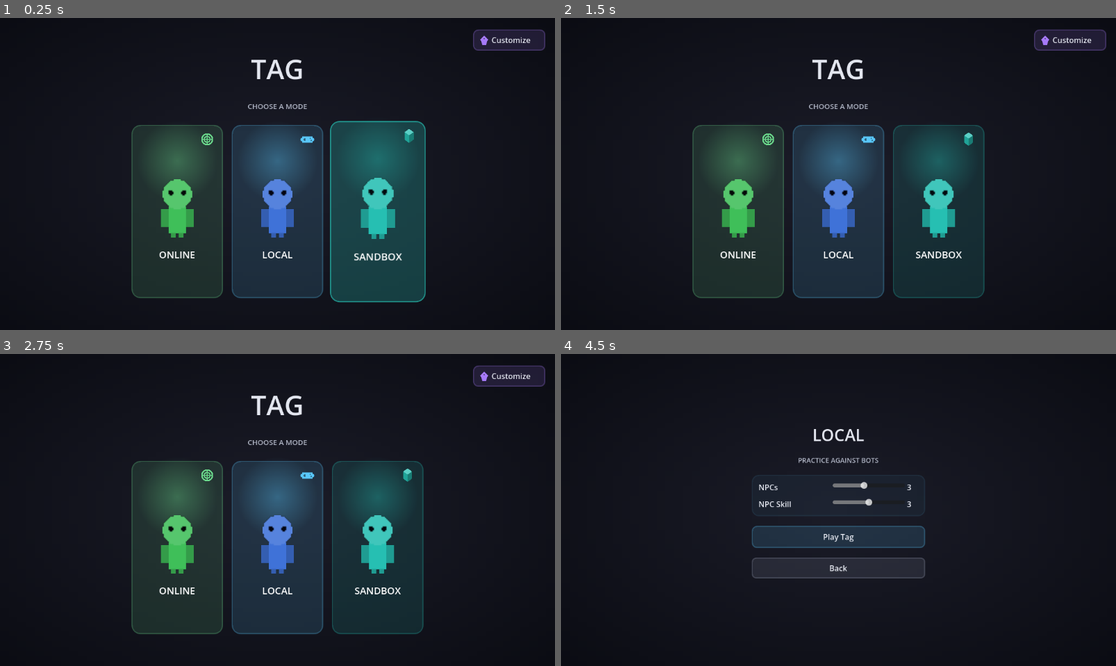
Above: before the commit, frames 1-4 (two rows, left to right).
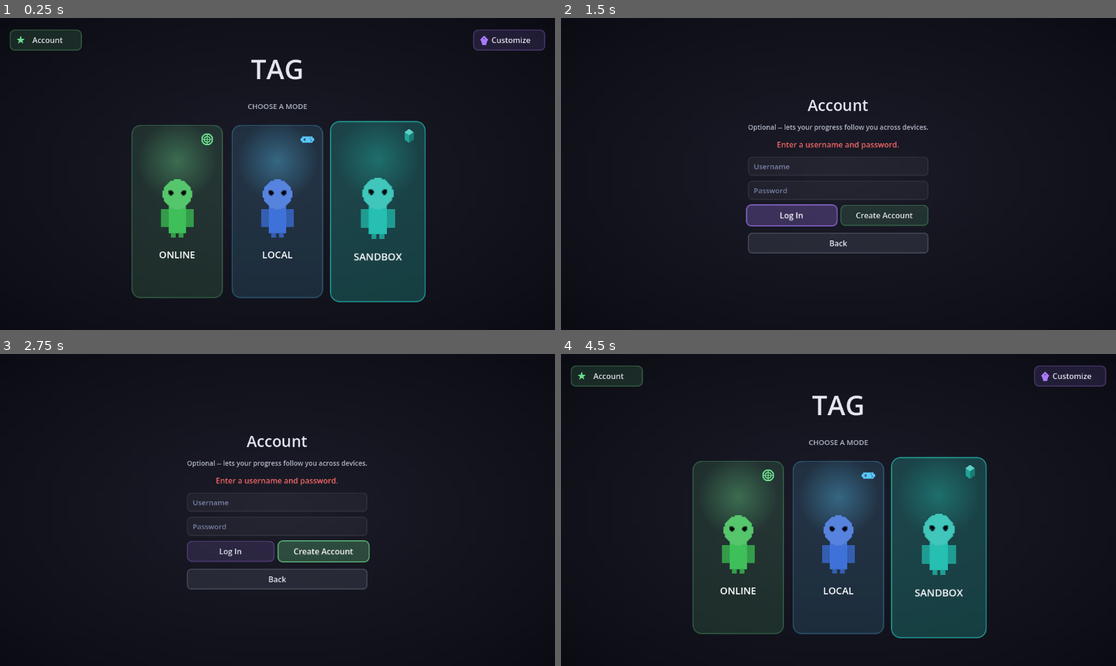
Above: after the commit, the same moments.

Repository: SumDumIdiut/tag
Game: Godot game, scene res://main/bootstrap.tscn
The game is run twice, just before and just after one commit, with the same random seed, the same clock (stepped at 60 frames per second) and the same inputs.
Inputs (mouse positions are in pixels of both pictures, inside the frame that each line leads up to):
- Up to frame 1 (0.25 s): no input
- Up to frame 2 (1.5 s): click (605, 39) at 0.5 s, where only the run after the commit has a clickable "Account"; click (794, 214) at 1.25 s, where only the run after the commit has a clickable "Log In"
- Up to frame 3 (2.75 s): click (321, 550) at 2 s, where only the run after the commit has a clickable "Create Account"
- Up to frame 4 (4.5 s): click (838, 578) at 2.75 s, where only the run after the commit has a clickable "Back"; click (838, 569) at 3.5 s, where only the run before the commit has a clickable "Back"; click (838, 569) at 4.25 s, where only the run after the commit has a clickable "Back"

The runs differ from the first frame. In frame 1, 0.9% of the frame differs, in the area x 1-15%, y 3-11%; in frame 2, 21%; in frame 3, 21%; in frame 4, 28%, in the area x 1-99%, y 3-92%.

Commit message:
Add an optional username/password login system (Phase 1 of 11)
Identity was purely a self-issued, device-local client_id with no way
for progress to follow a player across devices or reinstalls. Accounts
are a thin layer on top rather than a replacement: an account just
resolves to a stable "primaryClientId", so every existing system (ranks,
selections, catalog) keeps working exactly as before, unaware accounts
exist. Logging into the same account from a second device makes that
device adopt the first device's clientId, which is the entire migration
story -- there's nothing else to move.

relay-server: new /api/auth/register, /api/auth/login, /api/auth/me,
backed by accounts.json + sessions.json (same load-once/full-rewrite
pattern as ranks.json). Passwords hashed with Node's built-in
crypto.scrypt + a random per-account salt, verified via
crypto.timingSafeEqual -- no new npm dependency.

Client: a new optional Account screen off the main menu. Never a wall in
front of playing -- any failure (expired token, relay unreachable) falls
straight back to local/guest play.

Diff:
--- a/game/cosmetics/skin_catalog.gd
+++ b/game/cosmetics/skin_catalog.gd
@@ -112,6 +112,24 @@
 func _ready() -> void:
 	client_id = _load_or_create_client_id()
 	_fetch_catalog()
+
+## Called by the login flow (see login_screen.gd) once an existing session is
+## confirmed valid server-side and resolves to a different clientId than this
+## device's own local one -- i.e. logging into an account whose progress
+## actually lives under another device's id. Re-fetches everything under the
+## new id so selections/custom content reflect the account's real history.
+## A no-op if the account's clientId happens to already match this device's
+## (e.g. this was the device that created the account in the first place).
+func override_client_id(new_id: String) -> void:
+	if new_id.is_empty() or new_id == client_id:
+		return
+	client_id = new_id
+	refresh_catalog()
+
+## This device's own local id, independent of whatever account may currently
+## be overriding client_id -- used by the login flow to revert on logout.
+func get_local_device_client_id() -> String:
+	return _load_or_create_client_id()
 
 ## Built-in skins plus every custom skin in the server's shared catalog, in a
 ## shape the shop UI can list directly. Custom entries may be present here
--- /dev/null
+++ b/game/main/login_screen.gd
@@ -0,0 +1,224 @@
+extends Control
+
+# Optional account screen -- logging in is never a wall in front of playing.
+# Built entirely in code (no hand-edited .tscn node tree), matching this
+# project's established pattern for anything added after the initial hand-
+# authored screens (see art_tool.gd's Tiles/Icons pages). Talks to the new
+# /api/auth/* endpoints on the relay (relay-server/server.js) added
+# alongside this screen.
+#
+# Session persistence: a bearer token in user://session_token.txt. On launch
+# (_ready), if a token exists, it's validated against /api/auth/me; on
+# success SkinCatalog.override_client_id() adopts the account's real
+# clientId (see skin_catalog.gd) so progress follows the account across
+# devices. Any failure (expired token, relay unreachable) just falls back to
+# showing the login form -- never blocks getting back to the main menu.
+
+const UIStyle := preload("res://ui/ui_style.gd")
+const AUTH_BASE := "https://codecade.co.za/tag/api/auth"
+const SESSION_TOKEN_PATH := "user://session_token.txt"
+const ACCENT := UIStyle.COLOR_SHOP
+
+var _status_label: Label
+var _logged_in_box: VBoxContainer
+var _form_box: VBoxContainer
+var _username_edit: LineEdit
+var _password_edit: LineEdit
+var _account_label: Label
+var _token := ""
+
+func _ready() -> void:
+	UIStyle.add_background(self)
+	_token = _load_token()
+
+	var center := CenterContainer.new()
+	center.set_anchors_preset(Control.PRESET_FULL_RECT)
+	add_child(center)
+
+	var vbox := VBoxContainer.new()
+	vbox.custom_minimum_size = Vector2(360, 0)
+	vbox.add_theme_constant_override("separation", 14)
+	center.add_child(vbox)
+
+	vbox.add_child(UIStyle.title_label("Account", 32))
+	vbox.add_child(UIStyle.subtitle_label("Optional -- lets your progress follow you across devices."))
+
+	_status_label = Label.new()
+	_status_label.horizontal_alignment = HORIZONTAL_ALIGNMENT_CENTER
+	_status_label.autowrap_mode = TextServer.AUTOWRAP_WORD
+	_status_label.add_theme_color_override("font_color", Color(0.95, 0.4, 0.4))
+	vbox.add_child(_status_label)
+
+	_build_logged_in_box(vbox)
+	_build_form_box(vbox)
+
+	var back_btn := Button.new()
+	back_btn.text = "Back"
+	back_btn.custom_minimum_size = Vector2(0, 40)
+	UIStyle.style_back_button(back_btn)
+	back_btn.pressed.connect(func(): get_tree().change_scene_to_file("res://main/main_menu.tscn"))
+	vbox.add_child(back_btn)
+
+	if _token.is_empty():
+		_show_form()
+	else:
+		_check_session()
+
+func _build_form_box(parent: VBoxContainer) -> void:
+	_form_box = VBoxContainer.new()
+	_form_box.add_theme_constant_override("separation", 10)
+	parent.add_child(_form_box)
+
+	_username_edit = LineEdit.new()
+	_username_edit.placeholder_text = "Username"
+	_username_edit.custom_minimum_size = Vector2(0, 40)
+	_form_box.add_child(_username_edit)
+
+	_password_edit = LineEdit.new()
+	_password_edit.placeholder_text = "Password"
+	_password_edit.secret = true
+	_password_edit.custom_minimum_size = Vector2(0, 40)
+	_form_box.add_child(_password_edit)
+
+	var row := HBoxContainer.new()
+	row.add_theme_constant_override("separation", 10)
+	_form_box.add_child(row)
+
+	var login_btn := Button.new()
+	login_btn.text = "Log In"
+	login_btn.custom_minimum_size = Vector2(0, 44)
+	login_btn.size_flags_horizontal = Control.SIZE_EXPAND_FILL
+	UIStyle.style_button(login_btn, ACCENT)
+	login_btn.pressed.connect(_on_login_pressed)
+	row.add_child(login_btn)
+
+	var register_btn := Button.new()
+	register_btn.text = "Create Account"
+	register_btn.custom_minimum_size = Vector2(0, 44)
+	register_btn.size_flags_horizontal = Control.SIZE_EXPAND_FILL
+	UIStyle.style_button(register_btn, UIStyle.COLOR_ONLINE)
+	register_btn.pressed.connect(_on_register_pressed)
+	row.add_child(register_btn)
+
+func _build_logged_in_box(parent: VBoxContainer) -> void:
+	_logged_in_box = VBoxContainer.new()
+	_logged_in_box.add_theme_constant_override("separation", 10)
+	_logged_in_box.visible = false
+	parent.add_child(_logged_in_box)
+
+	_account_label = Label.new()
+	_account_label.horizontal_alignment = HORIZONTAL_ALIGNMENT_CENTER
+	_account_label.add_theme_font_size_override("font_size", 18)
+	_logged_in_box.add_child(_account_label)
+
+	var logout_btn := Button.new()
+	logout_btn.text = "Log Out"
+	logout_btn.custom_minimum_size = Vector2(0, 44)
+	UIStyle.style_button(logout_btn, UIStyle.COLOR_RANKED)
+	logout_btn.pressed.connect(_on_logout_pressed)
+	_logged_in_box.add_child(logout_btn)
+
+func _show_form() -> void:
+	_form_box.visible = true
+	_logged_in_box.visible = false
+
+func _show_logged_in(username: String) -> void:
+	_account_label.text = "Logged in as %s" % username
+	_form_box.visible = false
+	_logged_in_box.visible = true
+
+func _load_token() -> String:
+	if not FileAccess.file_exists(SESSION_TOKEN_PATH):
+		return ""
+	var f := FileAccess.open(SESSION_TOKEN_PATH, FileAccess.READ)
+	if not f:
+		return ""
+	return f.get_as_text().strip_edges()
+
+func _save_token(token: String) -> void:
+	var f := FileAccess.open(SESSION_TOKEN_PATH, FileAccess.WRITE)
+	if f:
+		f.store_string(token)
+
+func _clear_token() -> void:
+	_token = ""
+	if FileAccess.file_exists(SESSION_TOKEN_PATH):
+		DirAccess.remove_absolute(SESSION_TOKEN_PATH)
+
+func _check_session() -> void:
+	var req := HTTPRequest.new()
+	add_child(req)
+	req.request_completed.connect(func(_result: int, response_code: int, _headers: PackedStringArray, body: PackedByteArray):
+		req.queue_free()
+		if response_code != 200:
+			_clear_token()
+			_show_form()
+			return
+		var parsed = JSON.parse_string(body.get_string_from_utf8())
+		if typeof(parsed) != TYPE_DICTIONARY:
+			_clear_token()
+			_show_form()
+			return
+		SkinCatalog.override_client_id(str(parsed.get("primaryClientId", "")))
+		_show_logged_in(str(parsed.get("username", "")))
+	)
+	var err := req.request("%s/me" % AUTH_BASE, ["Authorization: Bearer %s" % _token])
+	if err != OK:
+		_show_form()
+
+func _on_login_pressed() -> void:
+	_status_label.text = ""
+	var username := _username_edit.text.strip_edges()
+	var password := _password_edit.text
+	if username.is_empty() or password.is_empty():
+		_status_label.text = "Enter a username and password."
+		return
+	var body := JSON.stringify({"username": username, "password": password})
+	_send_auth_request("%s/login" % AUTH_BASE, body)
+
+func _on_register_pressed() -> void:
+	_status_label.text = ""
+	var username := _username_edit.text.strip_edges()
+	var password := _password_edit.text
+	if username.is_empty() or password.is_empty():
+		_status_label.text = "Enter a username and password."
+		return
+	var body := JSON.stringify({"username": username, "password": password, "clientId": SkinCatalog.client_id})
+	_send_auth_request("%s/register" % AUTH_BASE, body)
+
+func _send_auth_request(url: String, body: String) -> void:
+	var req := HTTPRequest.new()
+	add_child(req)
+	req.request_completed.connect(func(_result: int, response_code: int, _headers: PackedStringArray, resp_body: PackedByteArray):
+		req.queue_free()
+		var parsed = JSON.parse_string(resp_body.get_string_from_utf8())
+		if response_code != 200:
+			var err_msg := "Request failed -- check your connection."
+			if typeof(parsed) == TYPE_DICTIONARY and parsed.has("error"):
+				err_msg = str(parsed["error"])
+			_status_label.text = err_msg
+			return
+		if typeof(parsed) != TYPE_DICTIONARY:
+			_status_label.text = "Unexpected response from server."
+			return
+		var token := str(parsed.get("token", ""))
+		if token.is_empty():
+			_status_label.text = "Unexpected response from server."
+			return
+		_token = token
+		_save_token(token)
+		SkinCatalog.override_client_id(str(parsed.get("primaryClientId", "")))
+		_password_edit.text = ""
+		_show_logged_in(_username_edit.text.strip_edges())
+	)
+	var err := req.request(url, ["Content-Type: application/json"], HTTPClient.METHOD_POST, body)
+	if err != OK:
+		_status_label.text = "Couldn't start the request."
+
+func _on_logout_pressed() -> void:
+	_clear_token()
+	SkinCatalog.override_client_id(SkinCatalog.get_local_device_client_id())
+	_username_edit.text = ""
+	_password_edit.text = ""
+	_status_label.text = ""
+	_show_form()
--- /dev/null
+++ b/game/main/login_screen.tscn
@@ -0,0 +1,14 @@
+[gd_scene load_steps=3 format=3]
+
+[ext_resource type="Script" path="res://main/login_screen.gd" id="1"]
+[ext_resource type="Theme" path="res://ui/theme.tres" id="2"]
+
+[node name="LoginScreen" type="Control"]
+layout_mode = 3
+anchors_preset = 15
+anchor_right = 1.0
+anchor_bottom = 1.0
+grow_horizontal = 2
+grow_vertical = 2
+theme = ExtResource("2")
+script = ExtResource("1")
--- a/game/main/main_menu.gd
+++ b/game/main/main_menu.gd
@@ -30,6 +30,7 @@
 	for mode in MODES:
 		mode_bar.add_child(_build_bar(mode))
 	_build_shop_button()
+	_build_account_button()
 	_check_for_update()
 
 func _check_for_update() -> void:
@@ -152,5 +153,33 @@
 
 	add_child(btn)
 
+## Mirrors _build_shop_button()'s corner-button treatment, opposite corner --
+## logging in is optional and never gates play (see login_screen.gd), so it
+## gets the same "always available, doesn't compete with the three real
+## mode bars" placement as Customize.
+func _build_account_button() -> void:
+	var btn := Button.new()
+	btn.text = "  Account"
+	btn.custom_minimum_size = Vector2(150, 44)
+	btn.focus_mode = Control.FOCUS_ALL
+	UIStyle.style_button(btn, UIStyle.COLOR_ONLINE, 10)
+	btn.set_anchors_preset(Control.PRESET_TOP_LEFT)
+	btn.position = Vector2(20, 24)
+	btn.pressed.connect(_on_mode_pressed.bind("res://main/login_screen.tscn"))
+
+	var icon_wrap := Control.new()
+	icon_wrap.mouse_filter = Control.MOUSE_FILTER_IGNORE
+	icon_wrap.set_anchors_preset(Control.PRESET_CENTER_LEFT)
+	icon_wrap.position = Vector2(14, -10)
+	icon_wrap.custom_minimum_size = Vector2(20, 20)
+	btn.add_child(icon_wrap)
+	var icon := ModeIconScene.new()
+	icon.icon_type = "star"
+	icon.icon_color = UIStyle.COLOR_ONLINE
+	icon.custom_minimum_size = Vector2(18, 20)
+	icon_wrap.add_child(icon)
+
+	add_child(btn)
+
 func _on_mode_pressed(scene_path: String) -> void:
 	get_tree().change_scene_to_file(scene_path)
Not shown, added: game/main/login_screen.gd.uid
Not shown, changed: relay-server/server.js
